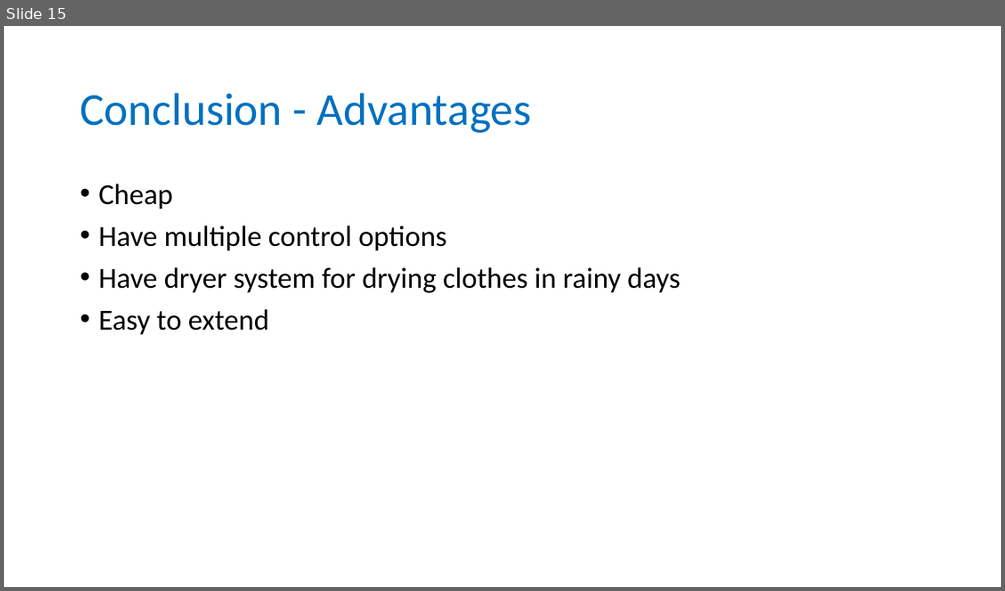
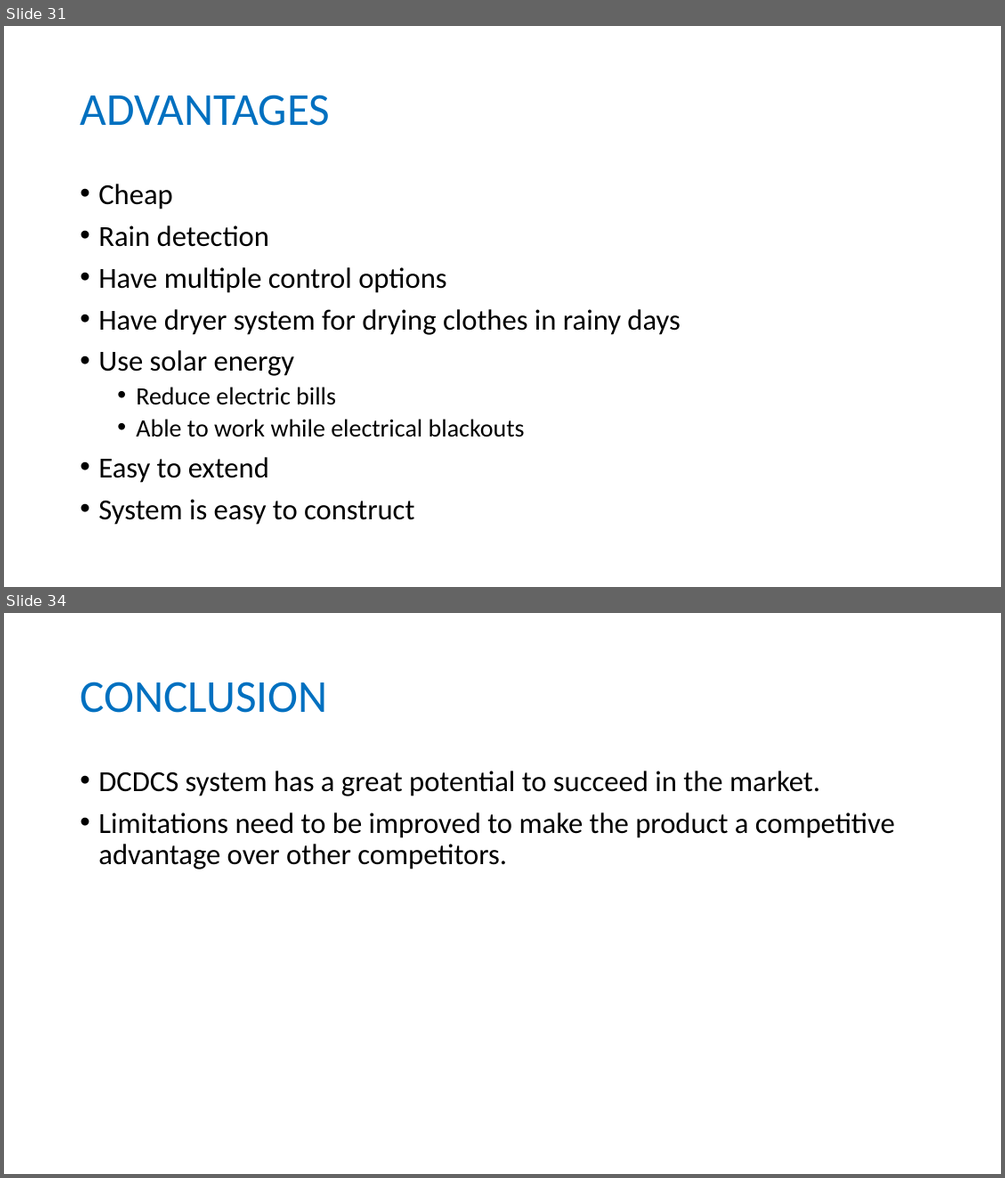
Before and after one commit to longhoang0304/DCDCS_Documentation, a slide deck: Final-Presentation.pptx. Shown one above the other, each under a label of ours: slide 15 before the commit, slides 31 and 34 after it; the slides between them are not shown. The pictures are 1005x591 and 1005x1178 pixels, drawn with LibreOffice and Linux fonts; fonts in the diff are those of the drawing. Boxes give left, top, right and bottom in pixels: in the first picture for what was removed or moved away, otherwise in the second. Text is boxed around its words. In the diff, an @@ line names an element or a change of style, - is before the commit and + after.

```diff
--- a/Final-Presentation.pptx
+++ b/Final-Presentation.pptx
@@ slide 34 added at [4, 613, 1001, 1174], background #FFFFFF @@
@@ title added at [80, 682, 327, 713], 44 pt, text #0070C0 @@
+CONCLUSION
@@ text added at [98, 771, 895, 869], 28 pt, text #000000 @@
+• DCDCS system has a great potential to succeed in the market.
+• Limitations need to be improved to make the product a competitive advantage over other competitors.
@@ what was slide 15 is now slide 31 @@
@@ slide 31 changed as well @@
@@ title at [80, 95, 330, 126]: text changed @@
-Conclusion - Advantages
+ADVANTAGES
@@ text at [98, 225, 269, 247]: paragraph added @@
+• Rain detection
@@ text at [98, 350, 525, 437]: paragraphs added @@
+• Use solar energy
+  • Reduce electric bills
+  • Able to work while electrical blackouts
@@ text at [98, 499, 414, 524]: paragraph added @@
+• System is easy to construct
```
Also in this commit, not shown: 4 other slides changed, 30 other slides added, 9 slides removed, 2 other files.
